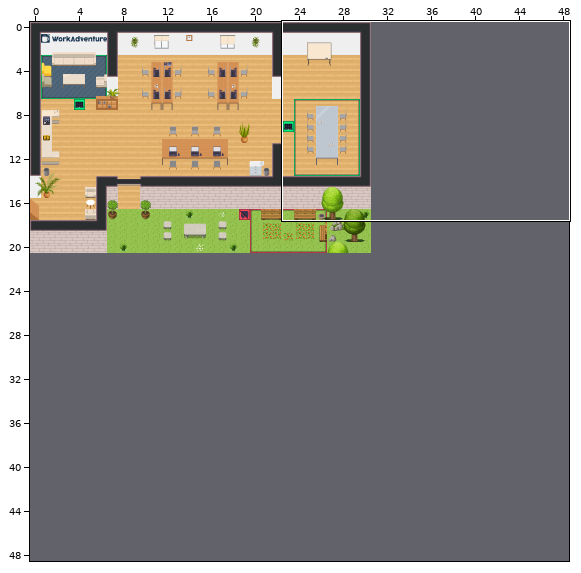
Two versions of a level (Tiled map (JSON), ZZW.tmj). Above: a wide view before the commit, with the close-up outlined.
Close-up. Before the commit:
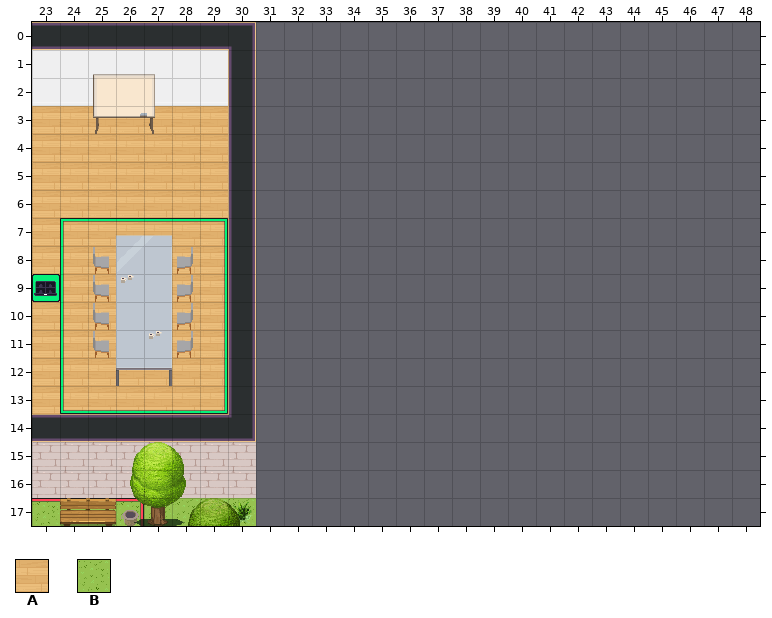
Cells are 32x32 px. Shown: x 23..48, y 0..17. The commit also changed other parts of the map, which this record leaves out. The old version is drawn lined up with the new one.
Key: from "Chunk 1": A 2, B 4.
_ is an empty cell, # one hidden under a higher layer.
Layers that did not change in this view are not listed.
Layer "floor/floor1" before, first column x 23:
 0 __________________________
 1 __________________________
 2 __________________________
 3 AAAAAAA#__________________
 4 AAAAAAA#__________________
 5 AAAAAAA#__________________
 6 AAAAAAA#__________________
 7 AAAAAAA#__________________
 8 AAA##AA#__________________
 9 AAA##AA#__________________
10 AAA##AA#__________________
11 AAA##AA#__________________
12 AAAAAAA#__________________
13 AAAAAAA#__________________
14 ########__________________
15 ########__________________
16 ########__________________
17 BBBBBBBB__________________
The result:
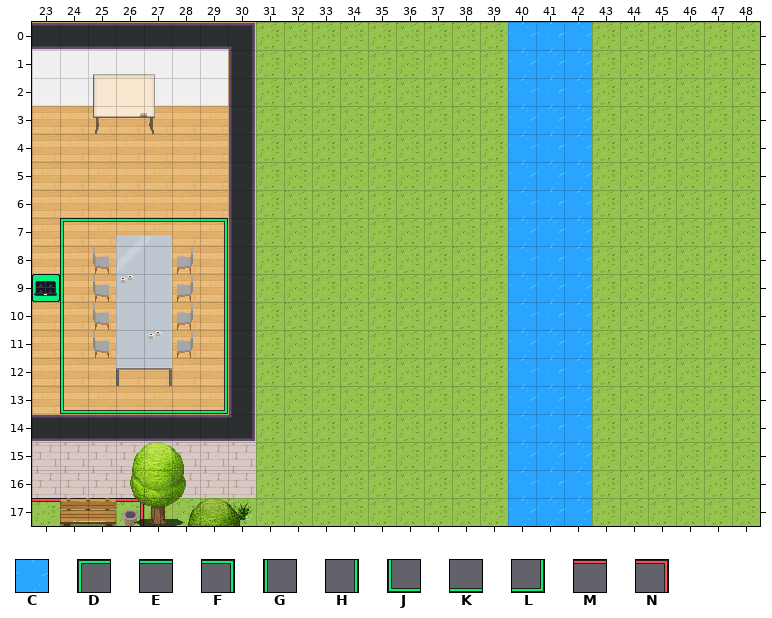
Further tiles: from "Chunk 1": C 3, D 5, E 6, F 7, G 8, H 9, J 10, K 11, L 12, M 16, N 17.
Tiles of an added or newly shown layer are drawn over the layers below it.
Diff:
Changed rows in their new state; . is an unchanged cell.
map size 31x21 -> 49x49 cells
Layer "floor/floor1":
first column x 31:
 0 BBBBBBBBBCCCBBBBBB
 1 BBBBBBBBBCCCBBBBBB
 2 BBBBBBBBBCCCBBBBBB
 3 BBBBBBBBBCCCBBBBBB
 4 BBBBBBBBBCCCBBBBBB
 5 BBBBBBBBBCCCBBBBBB
 6 BBBBBBBBBCCCBBBBBB
 7 BBBBBBBBBCCCBBBBBB
 8 BBBBBBBBBCCCBBBBBB
 9 BBBBBBBBBCCCBBBBBB
10 BBBBBBBBBCCCBBBBBB
11 BBBBBBBBBCCCBBBBBB
12 BBBBBBBBBCCCBBBBBB
13 BBBBBBBBBCCCBBBBBB
14 BBBBBBBBBCCCBBBBBB
15 BBBBBBBBBCCCBBBBBB
16 BBBBBBBBBCCCBBBBBB
17 BBBBBBBBBCCCBBBBBB
Layer "floor/floor3" (added):
first column x 24:
 7 DEEEEF
 8 G....H
 9 G....H
10 G....H
11 G....H
12 G....H
13 JKKKKL
first column x 23:
17 M..N
Layer "floor/floor4" (added):
first column x 24:
 7 DEEEEF
 8 G....H
 9 G....H
10 G....H
11 G....H
12 G....H
13 JKKKKL
first column x 23:
17 M..N
